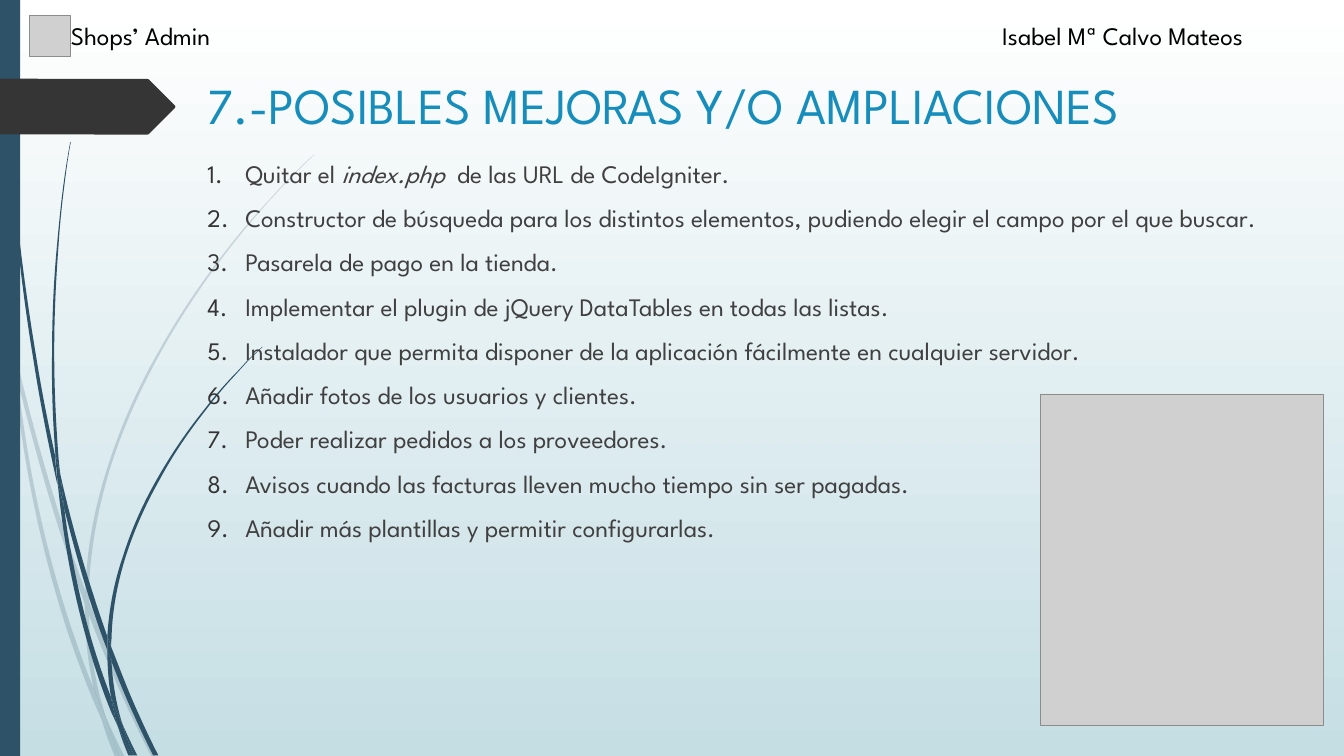
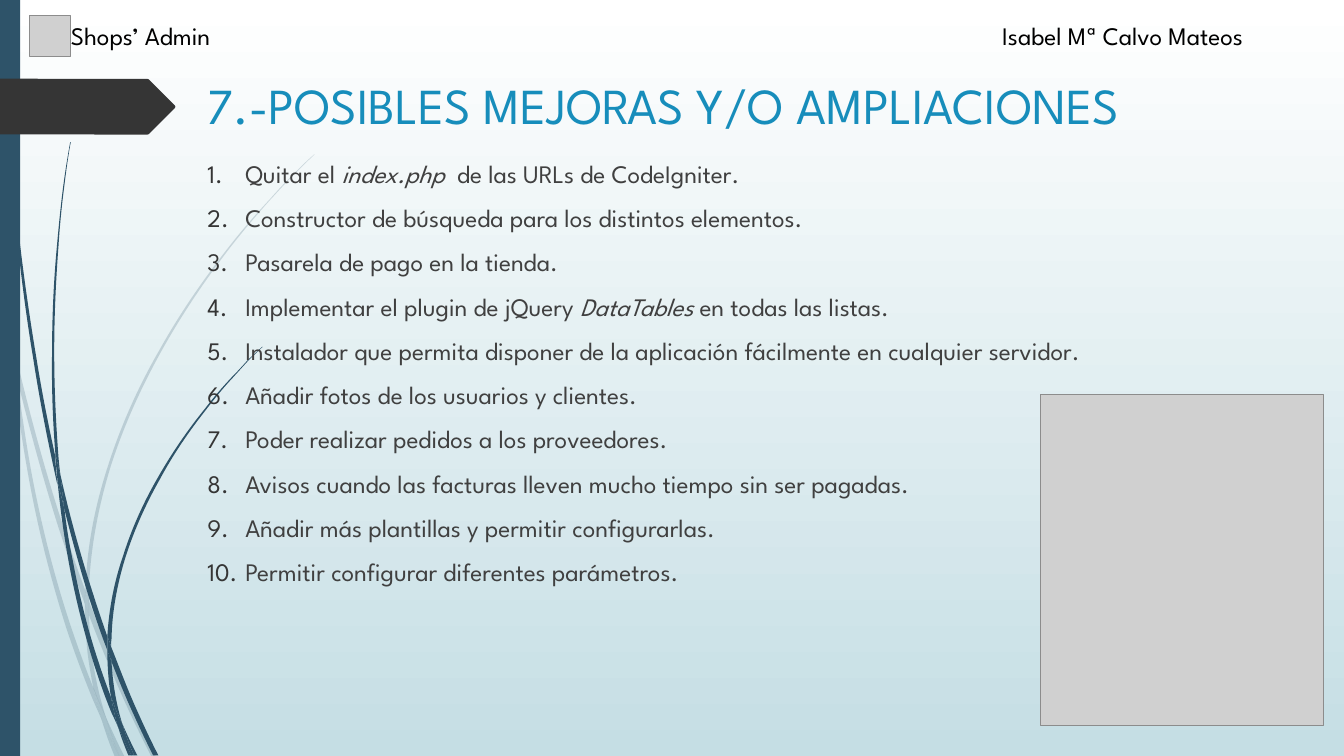
Before and after one commit to isacm94/Proyecto, a slide deck: slide 21 of Alumno/Defensa-Proyecto/Presentación.pptx. Drawn at 1344x756 pixels with LibreOffice and Linux fonts; fonts in the diff are those of the drawing; grey boxes stand for pictures. Boxes give left, top, right and bottom in pixels: in the first picture for what was removed or moved away, otherwise in the second. Text is boxed around its words. In the diff, an @@ line names an element or a change of style, - is before the commit and + after.

```diff
--- a/Alumno/Defensa-Proyecto/Presentación.pptx
+++ b/Alumno/Defensa-Proyecto/Presentación.pptx
@@ text at (x1=245, y1=165, x2=803, y2=233): text changed @@
-1. Quitar el index.php de las URL de CodeIgniter.
-2. Constructor de búsqueda para los distintos elementos, pudiendo elegir el campo por el que buscar.
+1. Quitar el index.php de las URLs de CodeIgniter.
+2. Constructor de búsqueda para los distintos elementos.
@@ text at (x1=245, y1=298, x2=889, y2=322): italic on in "DataTables" @@
@@ text at (x1=245, y1=563, x2=678, y2=587): paragraph added @@
+10. Permitir configurar diferentes parámetros.
```
Also in this commit, not shown: 10 other slides changed, 23 other files.
